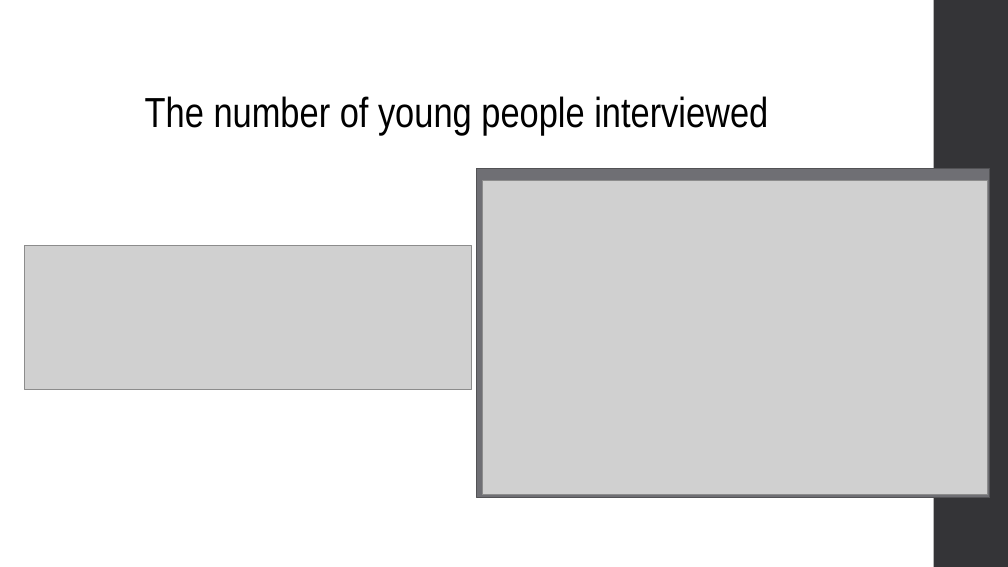
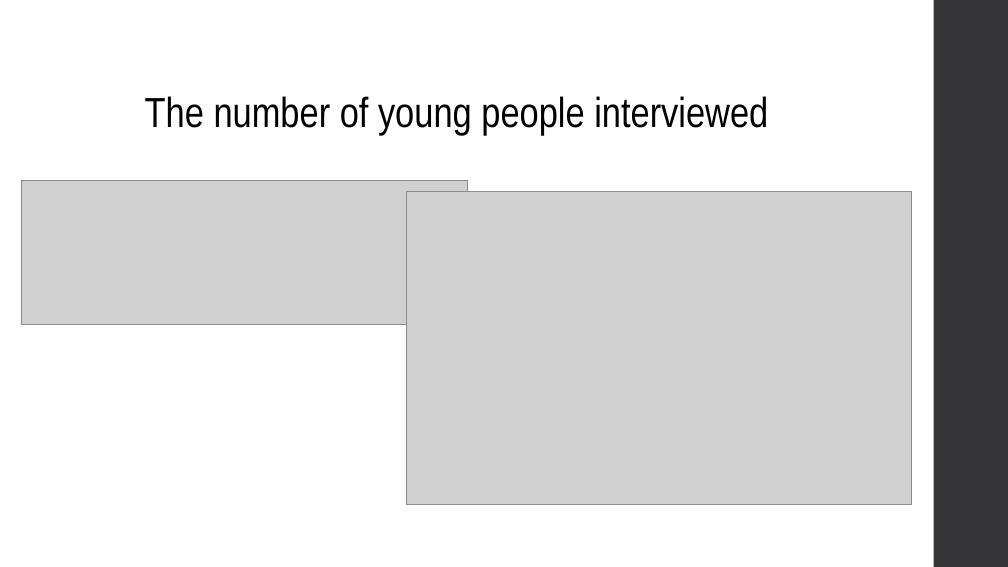
Before and after one commit to Maickery/Child_of_change, a slide deck: slide 10 of Result/Presentation.pptx (slide 9 before the commit). Drawn at 1008x567 pixels with LibreOffice and Linux fonts; fonts in the diff are those of the drawing; grey boxes stand for pictures. Boxes give left, top, right and bottom in pixels: in the first picture for what was removed or moved away, otherwise in the second. Text is boxed around its words. In the diff, an @@ line names an element or a change of style, - is before the commit and + after.

```diff
--- a/Result/Presentation.pptx
+++ b/Result/Presentation.pptx
@@ rectangle removed at (477,169,990,498) @@
@@ picture: place and size @@
-picture at (24,246,471,390)
+picture at (21,181,468,325)
@@ picture: place and size @@
-picture at (482,180,987,494)
+picture at (406,191,912,505)
```
Also in this commit, not shown: 9 other slides changed, 3 slides added, 1 slide removed, 26 other files.
